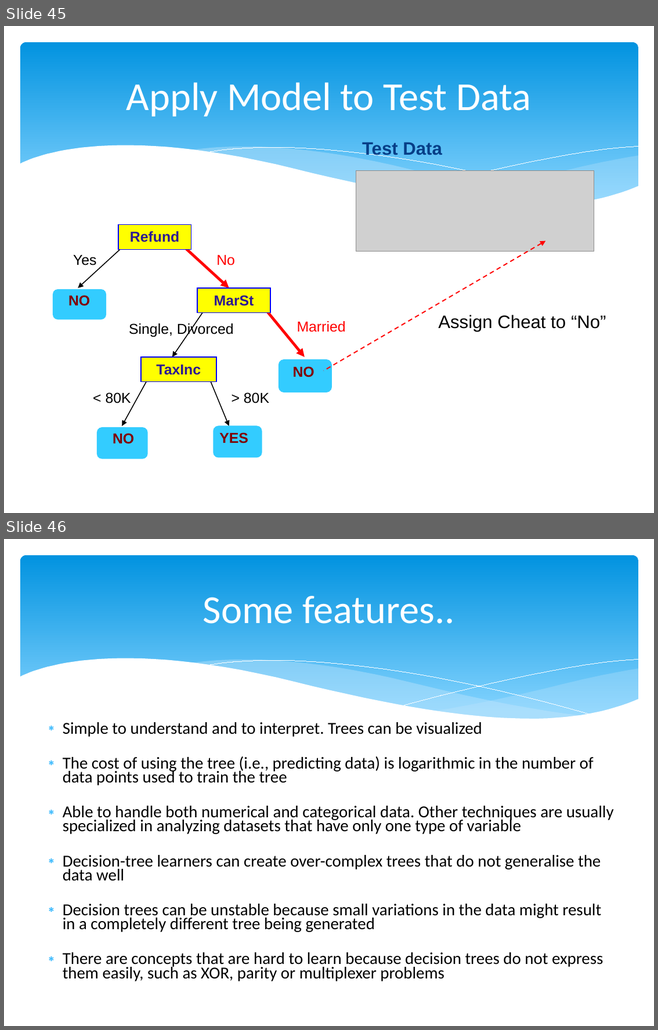
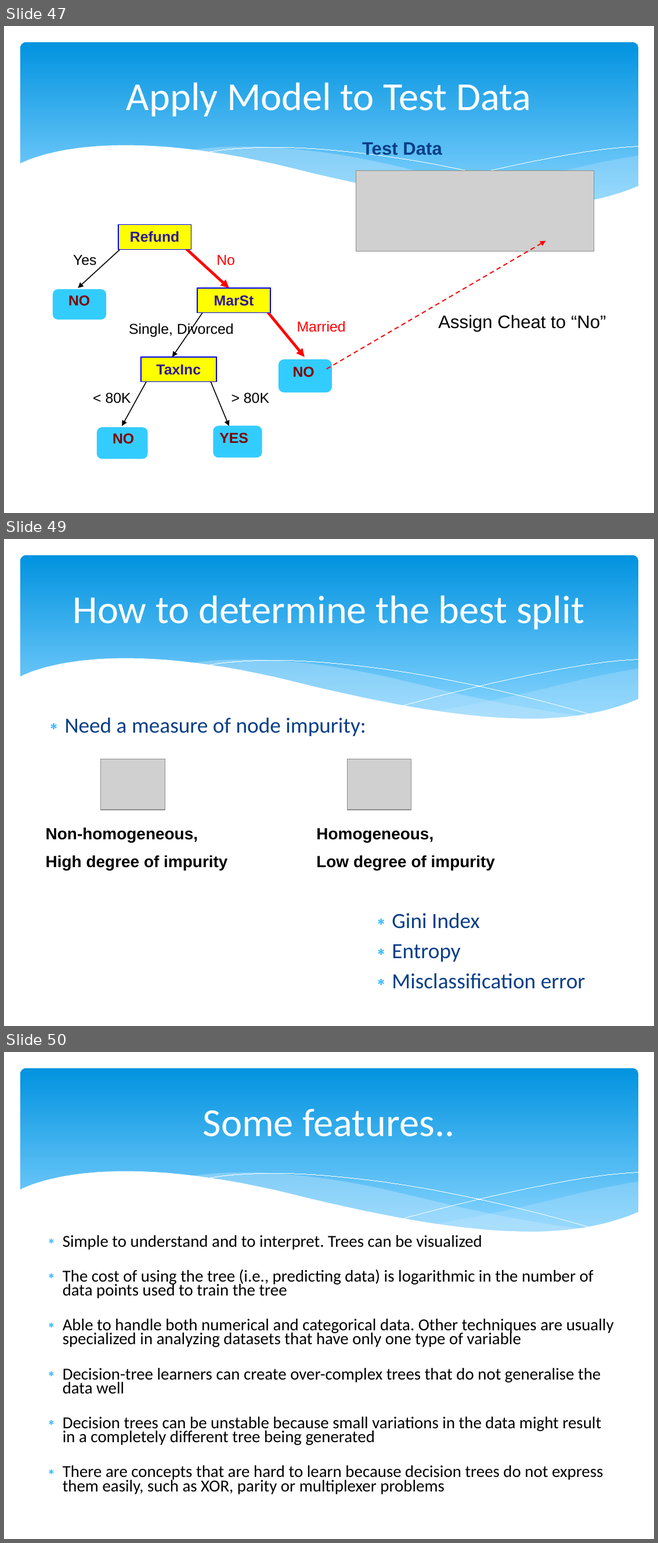
Before and after one commit to marcio-mourao/marcio-mourao.github.io, a slide deck: Machine_Learning.pptx. Shown one above the other, each under a label of ours: slides 45 and 46 before the commit, slides 47, 49 and 50 after it; the slides between them are not shown. The pictures are 658x1030 and 658x1543 pixels, drawn with LibreOffice and Linux fonts; fonts in the diff are those of the drawing; grey boxes stand for pictures. Boxes give left, top, right and bottom in pixels: in the first picture for what was removed or moved away, otherwise in the second. Text is boxed around its words. In the diff, an @@ line names an element or a change of style, - is before the commit and + after.

```diff
--- a/Machine_Learning.pptx
+++ b/Machine_Learning.pptx
@@ slide 49 added at [4, 539, 654, 1026], background #FFFFFF; not listed: 6 template elements that a slide beside it also shows @@
@@ title added at [72, 595, 584, 629], 44 pt, text #FFFFFF @@
+How to determine the best split
@@ text added at [65, 718, 365, 736], 24 pt, text #073E87 @@
+∗ Need a measure of node impurity:
@@ picture added at [101, 759, 165, 810] @@
@@ picture added at [347, 759, 411, 810] @@
@@ text added at [46, 827, 227, 870], 18 pt, text #000000, bold @@
+Non-homogeneous,
+High degree of impurity
@@ text added at [316, 828, 495, 870], 18 pt, text #000000, bold @@
+Homogeneous,
+Low degree of impurity
@@ text added at [391, 913, 585, 989], 24 pt, text #073E87 @@
+∗ Gini Index
+∗ Entropy
+∗ Misclassification error
@@ what was slide 45 is now slide 47 @@
@@ what was slide 46 is now slide 50 @@
```
Also in this commit, not shown: 17 slides changed, 3 other slides added, 4 other files.
